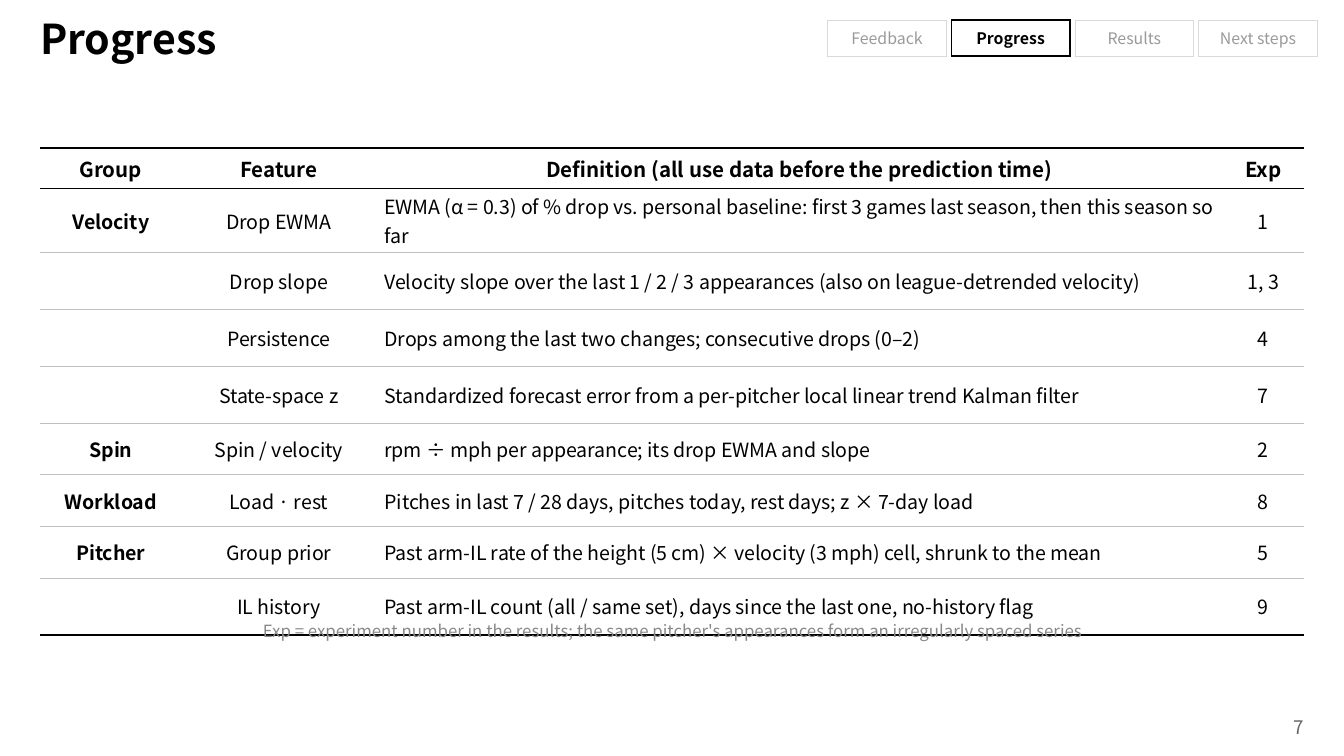
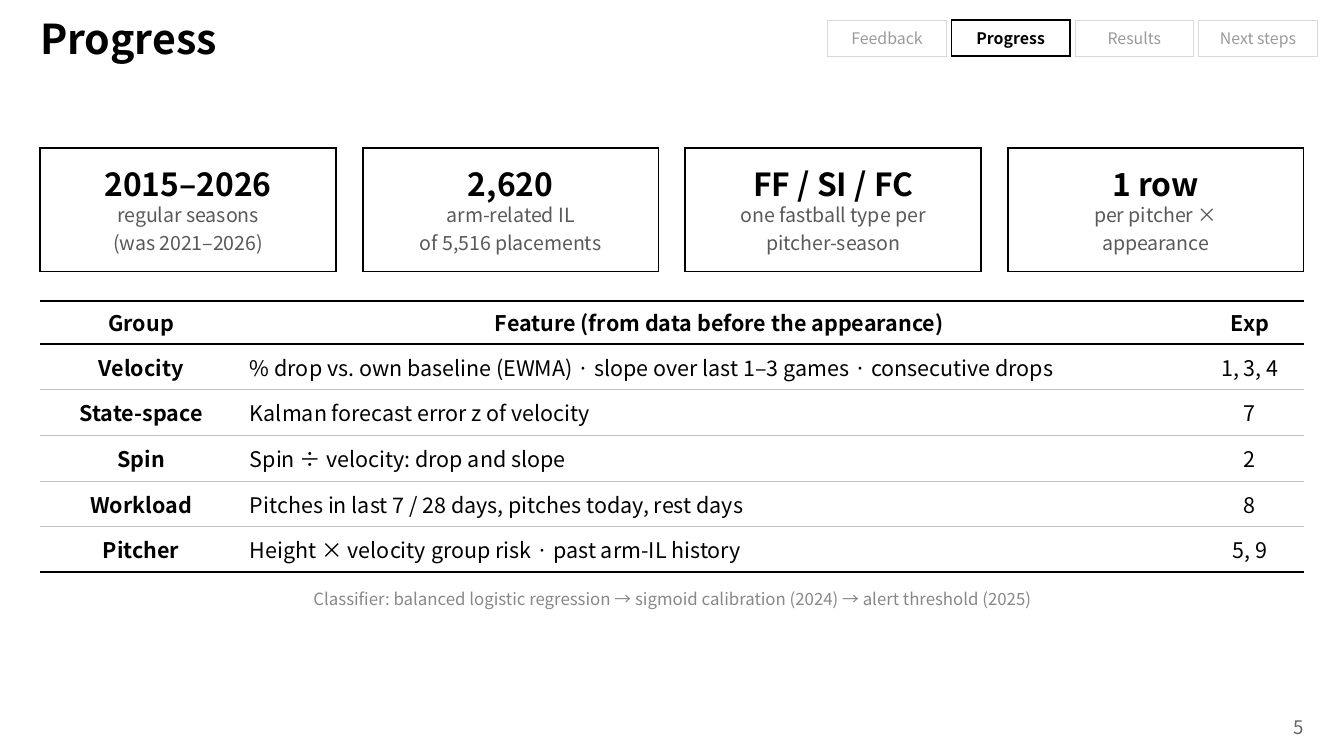
Before and after one commit to chirisjmmm/timeseries, a slide deck: slide 5 of presentation/Pitcher_Injury_Early_Warning_Midterm_EN.pptx (slide 7 before the commit). Drawn at 1344x756 pixels with LibreOffice and Linux fonts; fonts in the diff are those of the drawing; background and template pictures are left out. Boxes give left, top, right and bottom in pixels: in the first picture for what was removed or moved away, otherwise in the second. Text is boxed around its words. In the diff, an @@ line names an element or a change of style, - is before the commit and + after.

```diff
--- a/presentation/Pitcher_Injury_Early_Warning_Midterm_EN.pptx
+++ b/presentation/Pitcher_Injury_Early_Warning_Midterm_EN.pptx
@@ rectangle added at box(40, 148, 336, 271), outline #000000 1 pt, 10.5 pt, text #595959 @@
+2015–2026
+regular seasons
+(was 2021–2026)
@@ rectangle added at box(363, 148, 659, 271), outline #000000 1 pt, 10.5 pt, text #595959 @@
+2,620
+arm-related IL
+of 5,516 placements
@@ rectangle added at box(685, 148, 981, 271), outline #000000 1 pt, 10.5 pt, text #595959 @@
+FF / SI / FC
+one fastball type per
+pitcher-season
@@ rectangle added at box(1008, 148, 1304, 271), outline #000000 1 pt, 10.5 pt, text #595959 @@
+1 row
+per pitcher ×
+appearance
@@ table at box(40, 301, 1304, 573) @@
-Group | Feature | Definition (all use data before the prediction time) | Exp
-Velocity | Drop EWMA | EWMA (α = 0.3) of % drop vs. personal baseline: first 3 games last season, then this season so far | 1
- | Drop slope | Velocity slope over the last 1 / 2 / 3 appearances (also on league-detrended velocity) | 1, 3
- | Persistence | Drops among the last two changes; consecutive drops (0–2) | 4
- | State-space z | Standardized forecast error from a per-pitcher local linear trend Kalman filter | 7
-Spin | Spin / velocity | rpm ÷ mph per appearance; its drop EWMA and slope | 2
-Workload | Load · rest | Pitches in last 7 / 28 days, pitches today, rest days; z × 7-day load | 8
-Pitcher | Group prior | Past arm-IL rate of the height (5 cm) × velocity (3 mph) cell, shrunk to the mean | 5
- | IL history | Past arm-IL count (all / same set), days since the last one, no-history flag | 9
+Group | Feature (from data before the appearance) | Exp
+Velocity | % drop vs. own baseline (EWMA) · slope over last 1–3 games · consecutive drops | 1, 3, 4
+State-space | Kalman forecast error z of velocity | 7
+Spin | Spin ÷ velocity: drop and slope | 2
+Workload | Pitches in last 7 / 28 days, pitches today, rest days | 8
+Pitcher | Height × velocity group risk · past arm-IL history | 5, 9
@@ table: place and size @@
-table at box(40, 148, 1304, 623)
+table at box(40, 301, 1304, 573)
@@ text added at box(313, 591, 1031, 609), 9 pt, text #888888 @@
+Classifier: balanced logistic regression → sigmoid calibration (2024) → alert threshold (2025)
@@ text removed at box(263, 623, 1082, 641) @@
-Exp = experiment number in the results; the same pitcher's appearances form an irregularly spaced series
@@ page number at box(1294, 720, 1304, 734): text changed @@
-7
+5
```
Also in this commit, not shown: 6 other slides changed, 1 slide added, 5 slides removed, 2 other files.
